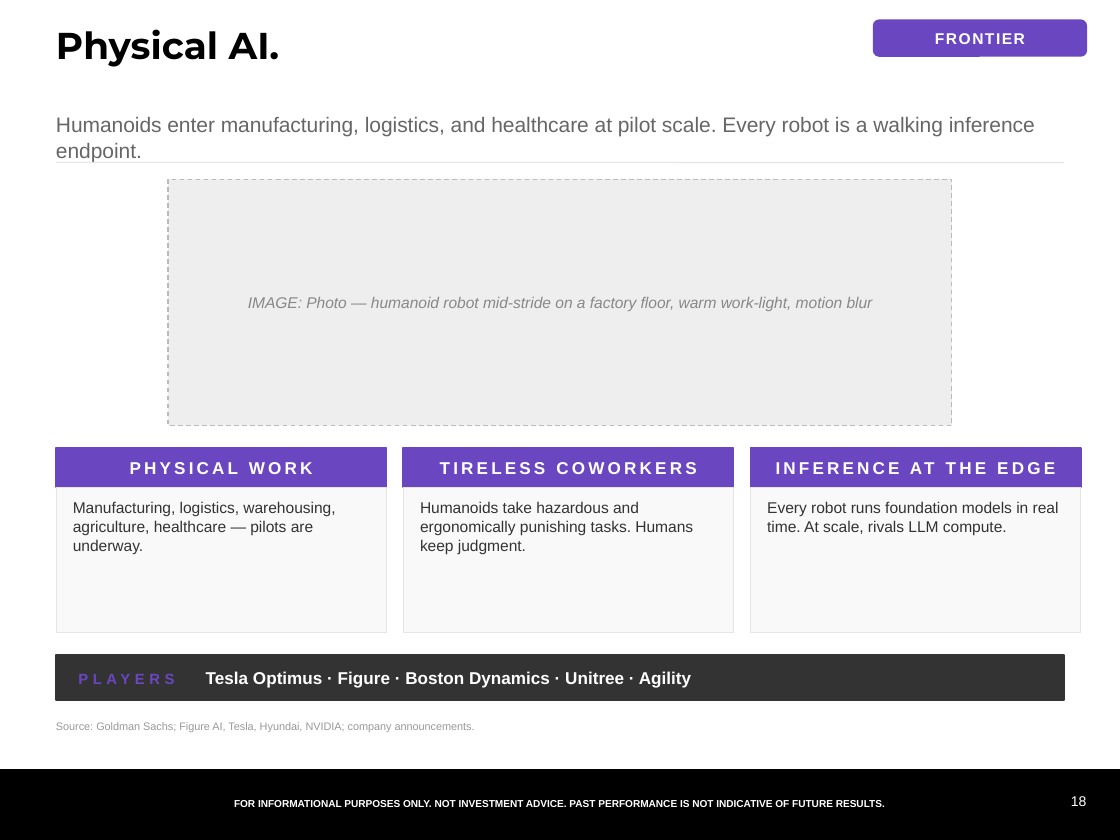
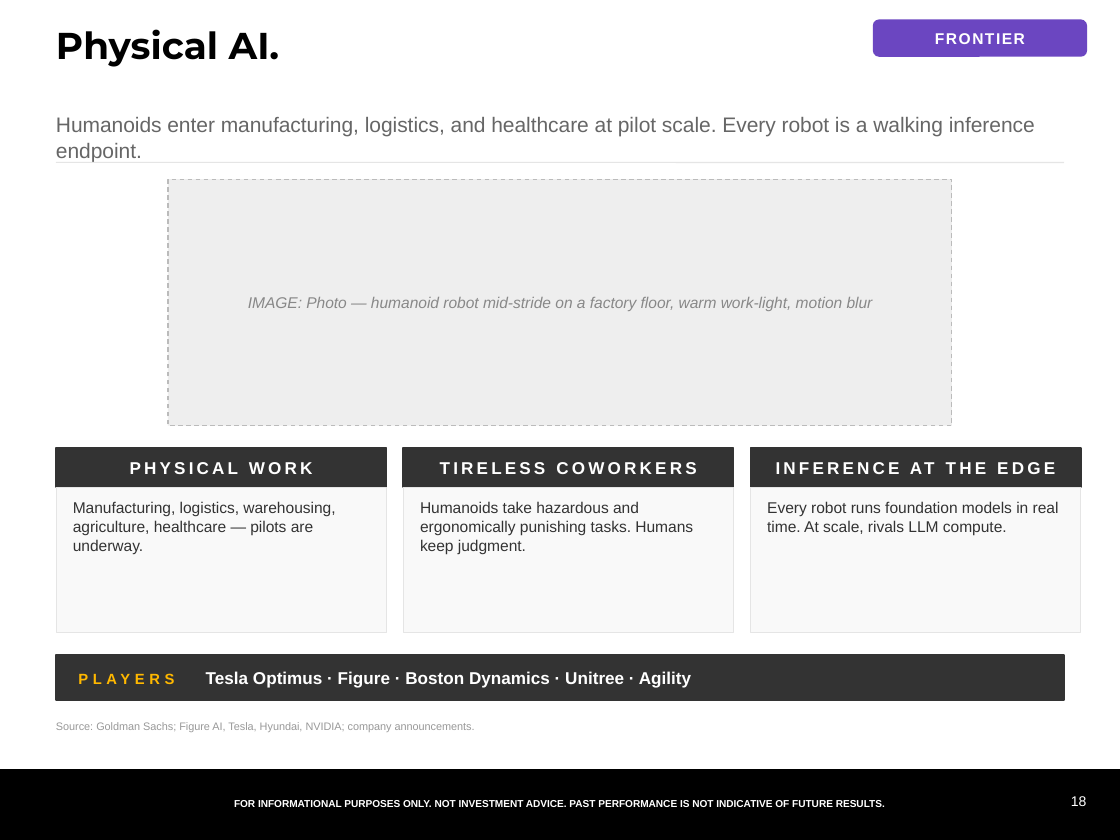
Before and after one commit to samuelcmcclellan-cell/ai-markets-deck, a slide deck: slide 18 of ai-markets-deck.pptx. Drawn at 1120x840 pixels with LibreOffice and Linux fonts; fonts in the diff are those of the drawing. Boxes give left, top, right and bottom in pixels: in the first picture for what was removed or moved away, otherwise in the second. Text is boxed around its words. In the diff, an @@ line names an element or a change of style, - is before the commit and + after.

```diff
--- a/ai-markets-deck.pptx
+++ b/ai-markets-deck.pptx
@@ fill #6B46C1 to #333333; outline #6B46C1 1 pt to #333333 1 pt in 3 elements at (56,448,386,487), (403,448,734,487), (750,448,1081,487) @@
@@ text "PLAYERS Tesla Optimus · Figure ..." at (206,671,691,688): text colour #6B46C1 to #FFB800 in "PLAYERS" @@
```
Also in this commit, not shown: 4 other slides changed, 2 slides added, 2 slides removed, 8 other files.
